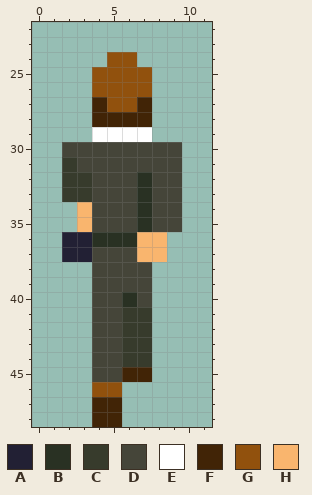
Pixel-art sprite, stored at assets/graphics/klient garnitur/klient garnitur6.png. This is how it looked before the edit.
The file is 36x147 pixels, drawn in blocks of 3x3; one block is one cell here. Shown: x 0..11, y 22..48.
Palette (. is transparent): A #222034  B #293123  C #373b2c  D #454539  E #ffffff  F #412406  G #91510d  H #f9b56e
The result:
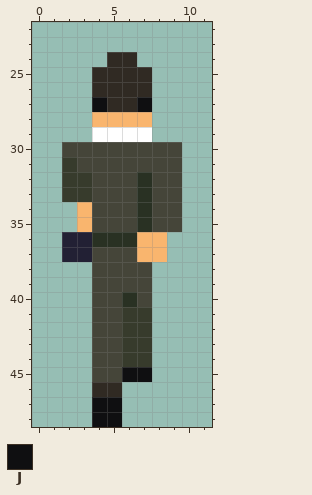
Colours new in this view: J #0f0f11
Diff:
colour G: #91510d -> #302a23
y 27: x 4 F -> J; x 7 F -> J
y 28: x 4..7 FFFF -> HHHH
y 45: x 6..7 FF -> JJ
y 47..48: x 4..5 FF -> JJ
Boxes around the changes in both pictures, in picture pixels (x1, y1, x2, y2):
changed: (92, 52, 152, 127)
changed: (92, 367, 152, 427)
